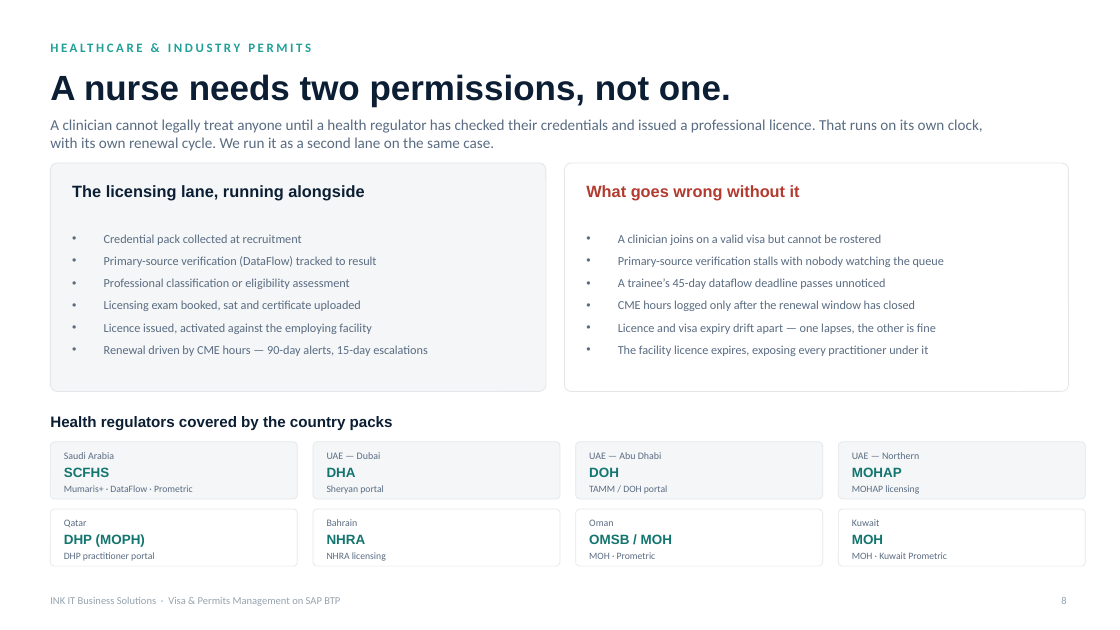
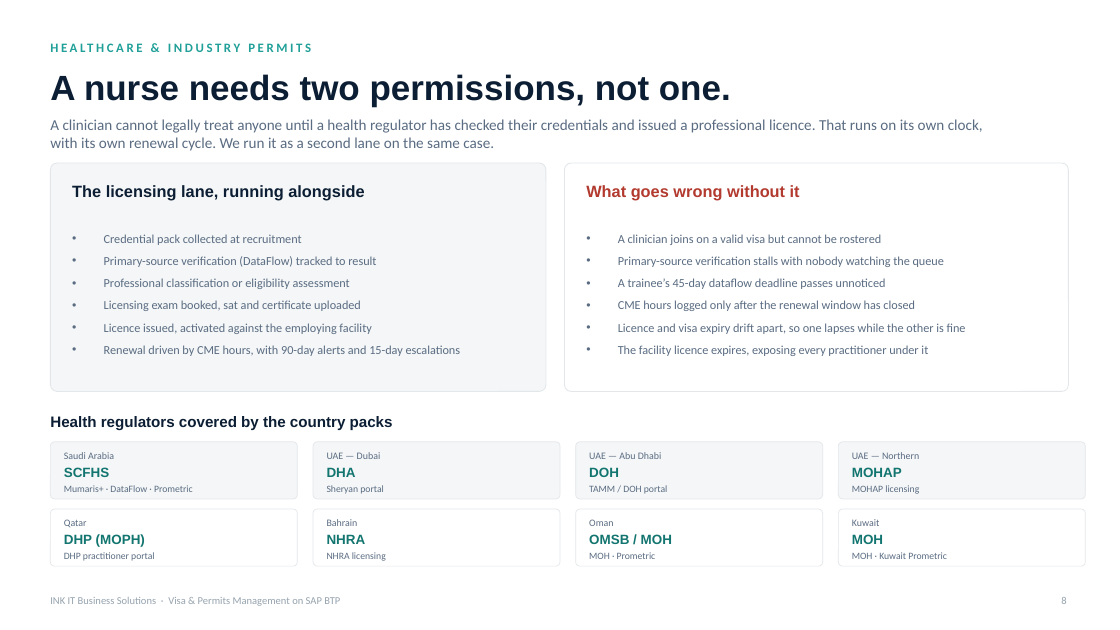
Before and after one commit to cranialblend5/VisaAndPermitsDemo, a slide deck: slide 8 of deck/INK_IT_Visa_and_Permits_GCC.pptx. Drawn at 1120x630 pixels with LibreOffice and Linux fonts; fonts in the diff are those of the drawing. Boxes give left, top, right and bottom in pixels: in the first picture for what was removed or moved away, otherwise in the second. Text is boxed around its words. In the diff, an @@ line names an element or a change of style, - is before the commit and + after.

```diff
--- a/deck/INK_IT_Visa_and_Permits_GCC.pptx
+++ b/deck/INK_IT_Visa_and_Permits_GCC.pptx
@@ text at (x1=618, y1=323, x2=966, y2=334): text changed @@
-• Licence and visa expiry drift apart — one lapses, the other is fine
+• Licence and visa expiry drift apart, so one lapses while the other is fine
@@ text at (x1=104, y1=345, x2=461, y2=356): text changed @@
-• Renewal driven by CME hours — 90-day alerts, 15-day escalations
+• Renewal driven by CME hours, with 90-day alerts and 15-day escalations
```
Also in this commit, not shown: 6 other slides changed, 6 other files.
